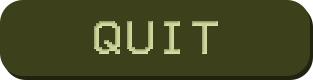
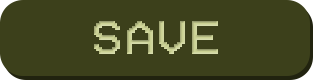
Comparing the layer stacks of the two 313px x 80px images. Changes:
added group "Save Game" with 2 layers above "Load Game" over [94, 21, 218, 54]
added layer "Text" (3rd of 6, in "Save Game") in group "Save Game" over [94, 21, 218, 54]
added layer "Rounded Rectangle 1" (3rd of 6, in "Save Game") in group "Save Game" over [94, 21, 218, 54]
hid group "Quit" (2 layers) over [94, 21, 218, 54]
